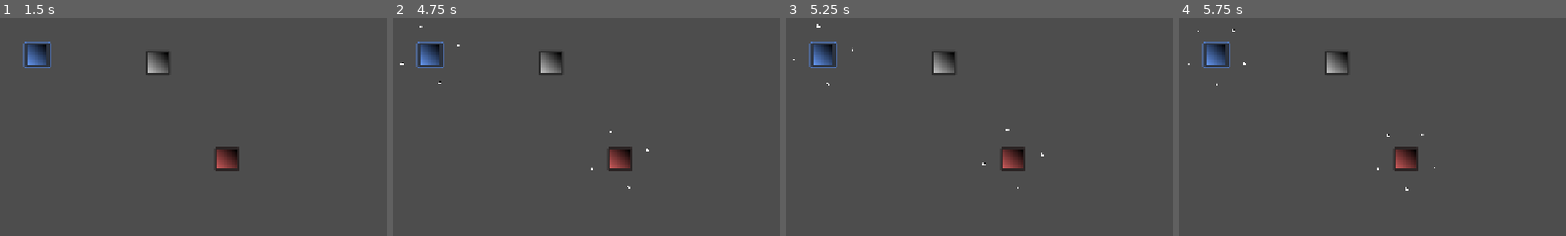
Above: before the commit, frames 1-4 (left to right).
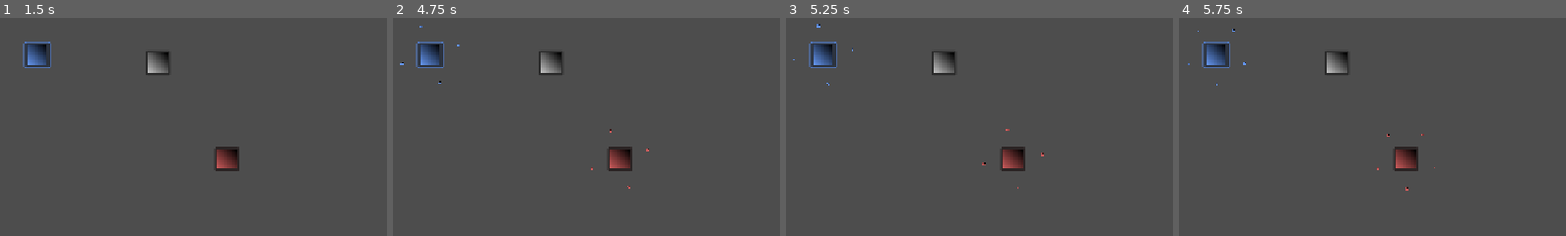
Above: after the commit, the same moments.

Repository: DevThomasS/Space
Game: Godot game, scene res://scenes/levels/main_menu.tscn
Two runs of this game, one before a commit and one after it. Both use one fixed random seed, a clock stepped at 60 frames per second and the inputs below.
Inputs (mouse positions are in pixels of both pictures, inside the frame that each line leads up to):
- Up to frame 1 (1.5 s): click "1" at 0.5 s; click (38, 55) at 1.27 s
- Up to frame 2 (4.75 s): click (431, 55) at 2.02 s; click (431, 55) at 2.77 s; tap Enter at 3.5 s; tap Space at 4.25 s
- Up to frame 3 (5.25 s): no input
- Up to frame 4 (5.75 s): no input

Frame 1 is identical in both runs. In frame 2, less than 0.1% of the frame differs, in the area x 1-67%, y 3-79%; in frame 3, less than 0.1%, in the area x 1-67%, y 2-79%; in frame 4, less than 0.1%.

Commit message:
UI capture progress implemented

Diff:
--- a/scenes/core/planet.tscn
+++ b/scenes/core/planet.tscn
@@ -16,10 +16,6 @@
 [node name="Planet" type="Node2D" groups=["planets"]]
 script = ExtResource("1_wsaxd")
 
-[node name="Label" type="Label" parent="."]
-offset_right = 40.0
-offset_bottom = 23.0
-
 [node name="Orbit" type="Node2D" parent="."]
 script = ExtResource("2_744xv")
 
@@ -36,3 +32,18 @@
 grow_horizontal = 2
 grow_vertical = 2
 icon = SubResource("GradientTexture2D_qu5ch")
+
+[node name="CaptureBar" type="ColorRect" parent="."]
+anchors_preset = 8
+anchor_left = 0.5
+anchor_top = 0.5
+anchor_right = 0.5
+anchor_bottom = 0.5
+offset_left = -16.0
+offset_top = -16.0
+offset_right = 16.0
+offset_bottom = 16.0
+grow_horizontal = 2
+grow_vertical = 2
+mouse_filter = 2
+color = Color(1, 1, 1, 0)
--- a/scripts/core/planet.gd
+++ b/scripts/core/planet.gd
@@ -8,6 +8,7 @@
 
 @onready var orbit: Orbit = $Orbit
 @onready var button: Button = $Button
+@onready var capture_bar: ColorRect = $CaptureBar
 
 var spawn_timer := 0.0
 var controlling_player: BasePlayer
@@ -22,18 +23,33 @@
 	add_to_group("planets")
 	call_deferred("update_color")
 
+	# Capture bar setup
+	capture_bar.visible = false
+	capture_bar.mouse_filter = Control.MOUSE_FILTER_IGNORE
+	capture_bar.color.a = 0.0
+
 	orbit.combat_started.connect(_on_combat_started)
 	orbit.combat_resolved.connect(_on_combat_resolved)
 
 func _process(delta):
+	# --- Capture visual + logic ---
 	if contested:
 		capture_timer -= delta
+
+		if pending_owner:
+			var ratio: float = clamp( (capture_time - capture_timer) / capture_time, 0.0, 1.0 )
+			capture_bar.visible = true
+			capture_bar.color = pending_owner.color
+			capture_bar.color.a = ratio
+
 		if capture_timer <= 0 and pending_owner:
 			set_controlling_player(pending_owner)
 			contested = false
 			pending_owner = null
+
 		return
 
+	# --- Normal spawning ---
 	if not controlling_player or orbit.count() >= max_ships:
 		return
 
@@ -46,29 +62,43 @@
 	if ship == null:
 		return
 	orbit.add_ship(ship)
+	if controlling_player == null and not contested:
+		contested = true
+		pending_owner = ship.controlling_player
+		capture_timer = capture_time
 
+# --- Combat Callbacks ---
 func _on_combat_started():
-	# Defender advantage: planet continues spawning ships
 	pass
 
 func _on_combat_resolved(result: Dictionary):
 	var winner: BasePlayer = result.get("winner", null)
+
 	if winner == null:
+		_reset_capture()
 		return
 
-	if winner != controlling_player:
-		# Begin capture process
+	if controlling_player != winner:
 		contested = true
 		pending_owner = winner
 		capture_timer = capture_time
 
+		# Start visual immediately
+		capture_bar.visible = true
+		capture_bar.color = winner.color
+		capture_bar.color.a = 0.0
+
+# --- Ship spawning ---
 func spawn_ship():
 	if controlling_player == null:
 		return
 	var ship := preload("res://scenes/core/ship.tscn").instantiate()
 	ship.controlling_player = controlling_player
+	if ship.sprite:
+		ship.sprite.modulate = controlling_player.color
 	orbit.add_ship(ship)
 
+# --- Ownership ---
 func set_controlling_player(player: BasePlayer):
 	if controlling_player == player:
 		return
@@ -85,6 +115,20 @@
 		if controlling_player.level:
 			controlling_player.level.check_victory()
 
+	_reset_capture()
+
+func _reset_capture():
+	contested = false
+	pending_owner = null
+	capture_timer = 0.0
+	_reset_capture_bar()
+
+func _reset_capture_bar():
+	if capture_bar:
+		capture_bar.visible = false
+		capture_bar.color.a = 0.0
+
+# --- Visual updates ---
 func update_color():
 	var c := Color(0.75, 0.75, 0.75)
 	if controlling_player:
--- a/scripts/core/ship.gd
+++ b/scripts/core/ship.gd
@@ -1,18 +1,21 @@
 class_name Ship extends Node2D
 
 enum State { ORBITING, TRAVELING }
+
+@onready var sprite := $Sprite2D
 
 var state := State.ORBITING
 var from_planet: Planet
 var to_planet: Planet
 var controlling_player: BasePlayer
-
 var strength := 1.0
 var travel_speed := 200.0
 var t := 0.0
 
 func _ready():
 	z_index = 0
+	if controlling_player:
+		sprite.modulate = controlling_player.color
 
 func _process(delta):
 	if state != State.TRAVELING or not from_planet or not to_planet:
